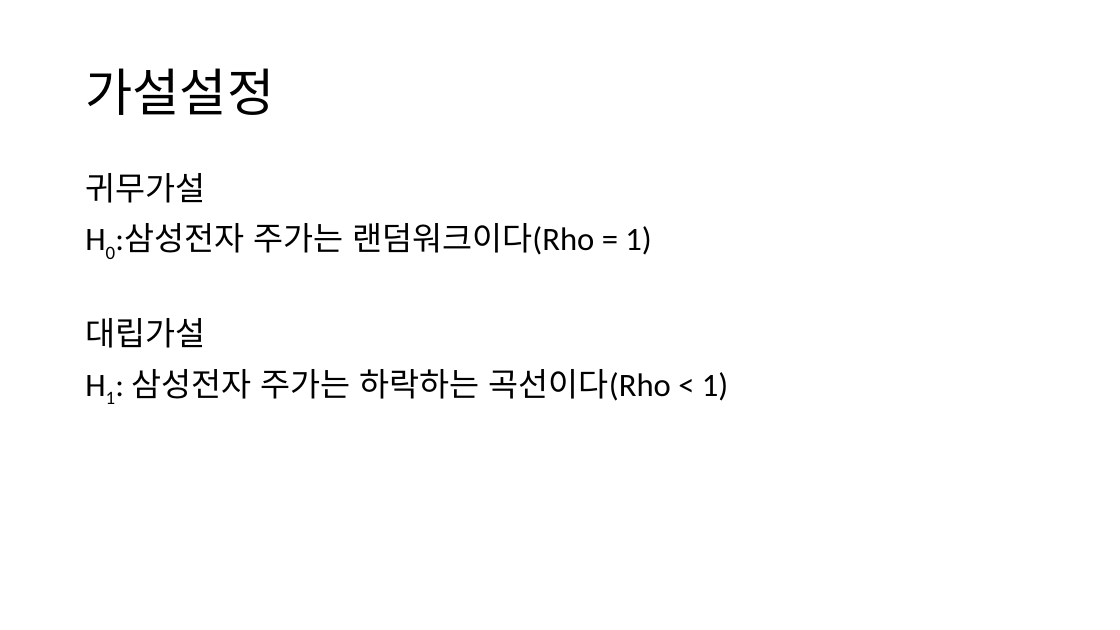
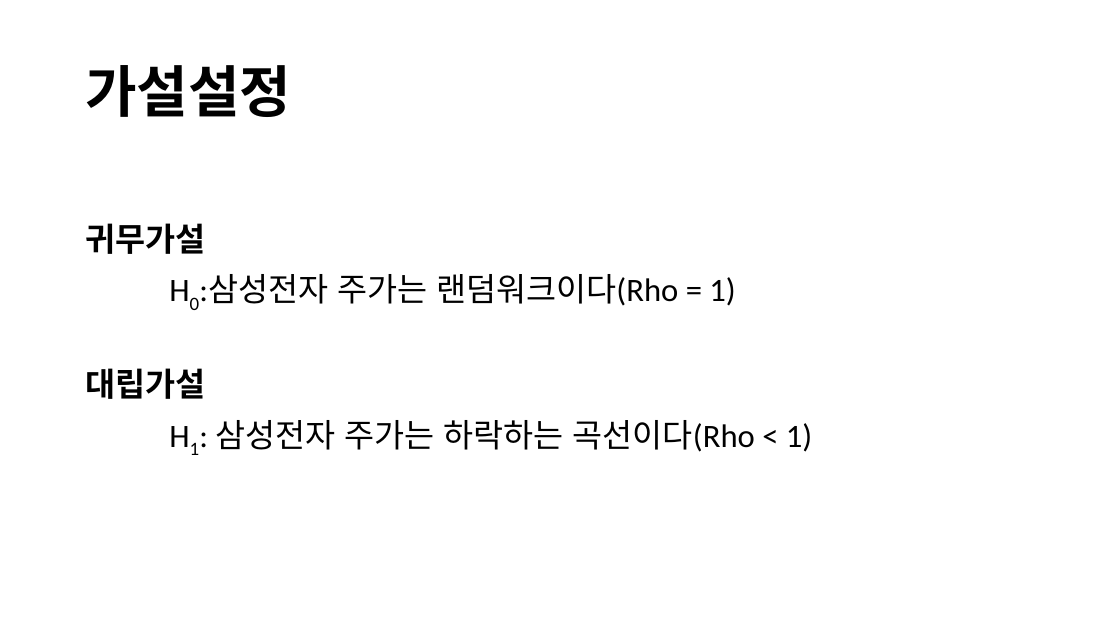
Before and after one commit to DaeguDude/bigdata, a slide deck: slide 8 of bigdata/파이널프로젝트ppt.pptx (slide 7 before the commit). Drawn at 1120x630 pixels with LibreOffice and Linux fonts; fonts in the diff are those of the drawing. Boxes give left, top, right and bottom in pixels: in the first picture for what was removed or moved away, otherwise in the second. Text is boxed around its words. In the diff, an @@ line names an element or a change of style, - is before the commit and + after.

```diff
--- a/bigdata/파이널프로젝트ppt.pptx
+++ b/bigdata/파이널프로젝트ppt.pptx
@@ title "가설설정" at box(85, 65, 291, 117): size 44 to 48 pt, bold on @@
@@ text at box(85, 223, 205, 399): bold on in "귀무가설", "대립가설" @@
```
Also in this commit, not shown: 8 other slides changed, 3 slides added, 9 other files.
